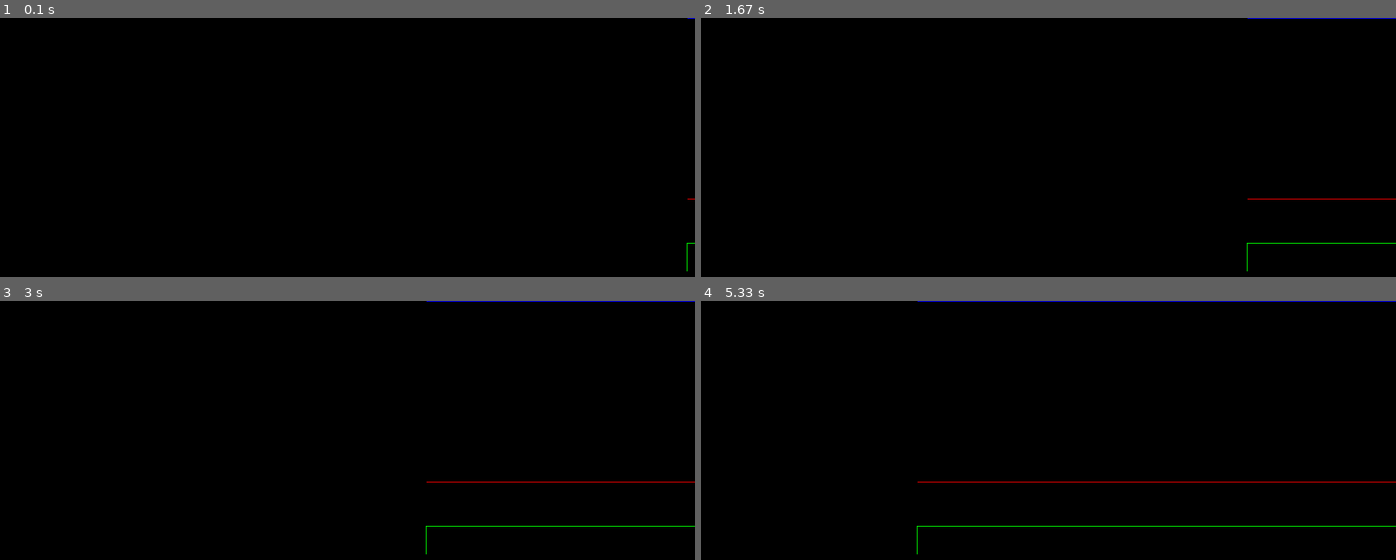
Above: before the commit, frames 1-4 (two rows, left to right).
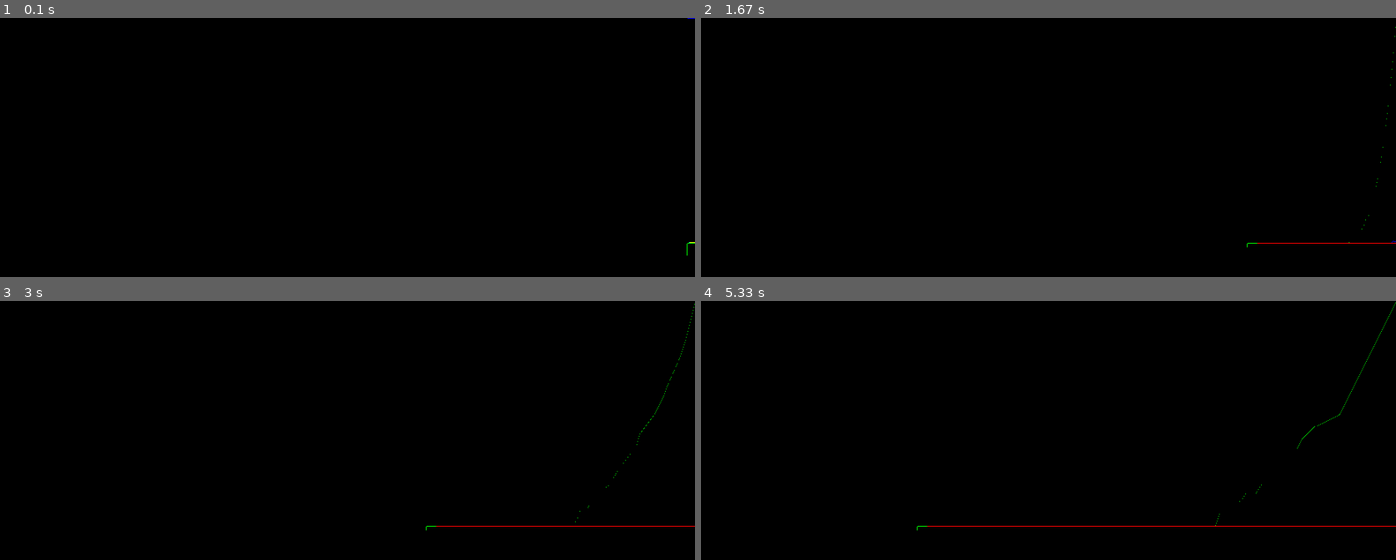
Above: after the commit, the same moments.

Repository: troncosoae/proy-ctrl-intel
Game: pygame game, started from main.py
Same seed, same stepped clock (60 frames per second), same inputs: the game is played once before the commit and once after it.
Inputs:
- Up to frame 1 (0.1 s): no input
- Up to frame 2 (1.67 s): no input
- Up to frame 3 (3 s): no input
- Up to frame 4 (5.33 s): no input

The runs differ from the first frame. In frame 1, less than 0.1% of the frame differs, in the area x 98-100%, y 69-99%; in frame 2, 0.2%; in frame 3, 0.5%; in frame 4, 0.8%, in the area x 31-100%, y 0-99%.

Commit message:
paper controller working fine for winds up to 15

Diff:
--- a/Control/ControlBoxes.py
+++ b/Control/ControlBoxes.py
@@ -1,6 +1,79 @@
 import numpy as np
 
 from Simulation.Simulation import SimulationBox
+
+
+class PaperController(SimulationBox):
+    def __init__(self, key, Ts, **kwargs):
+        super().__init__(
+            key, ['P_r', 'P_g', 'omega_g', 'omega_nom', 'v_W'],
+            ['beta_r', 'tau_gr'])
+        self.kp = 4
+        self.ki = 1
+        self.Ts = Ts
+
+        self.last_e = 0
+        self.last_beta_r = 0
+        self.control_mode = 1
+
+        self.chars = {
+            'Ng': kwargs.get('Ng', 95),
+            'ro': kwargs.get('ro', 1.225),  # ro
+            'R': kwargs.get('R', 57.5),  # R (m)
+            'Cp_max': kwargs.get('Cp_max', 0.6338),
+            'lmbda_opt': kwargs.get('lmbda_opt', 12.12),
+            'nu_g': kwargs.get('nu_g', 0.98),  # 0.98
+            'omega_delta': kwargs.get('omega_delta', 15),
+        }
+
+    def control_mode_1(self, omega_g):
+        R = self.chars['R']
+        ro = self.chars['ro']
+        Ng = self.chars['Ng']
+        Cp_max = self.chars['Cp_max']
+        lmbda_opt = self.chars['lmbda_opt']
+        K_opt = 1/2*ro*2*np.pi*R**2*R**3*Cp_max/(lmbda_opt**3)
+        tau_gr = K_opt*(omega_g/Ng)**2
+        return {
+            'beta_r': 0,
+            'tau_gr': tau_gr,
+        }
+
+    def control_mode_2(self, omega_g, P_r, omega_nom):
+        nu_g = self.chars['nu_g']
+        e = omega_g - omega_nom
+        beta_r = self.last_beta_r + \
+            self.kp*e + (self.ki*self.Ts - self.kp)*self.last_e
+        self.last_e = e
+        self.last_beta_r = beta_r
+        tau_gr = P_r/(nu_g*omega_g)
+        return {
+            'beta_r': 0,
+            'tau_gr': tau_gr,
+        }
+
+    def advance(self, input_values):
+        super().advance(input_values)
+        print(input_values)
+        omega_g = input_values['omega_g']
+        omega_nom = input_values['omega_nom']
+        P_r = input_values['P_r']
+        P_g = input_values['P_g']
+        v_W = input_values['v_W']
+
+        omega_delta = self.chars['omega_delta']
+
+        if P_g >= P_r or omega_g >= omega_nom:
+            self.control_mode = 2
+        elif omega_g < omega_nom - omega_delta:
+            self.control_mode = 1
+
+        if self.control_mode == 1:
+            print('control mode 1')
+            return self.control_mode_1(omega_g)
+        else:
+            print('control mode 2')
+            return self.control_mode_2(omega_g, P_r, omega_nom)
 
 
 class TurbineController(SimulationBox):
--- a/Simulation/PygameBoxes.py
+++ b/Simulation/PygameBoxes.py
@@ -89,28 +89,19 @@
 
     def get_positions(self):
 
-        print(self.values)
         arr_vals = [self.values[key] for key in self.values]
-        print(arr_vals)
         np_vals = np.asarray(arr_vals, dtype=np.float32)
-        print(np_vals)
-        print(np.max(np_vals), np.min(np_vals))
-        print(np.max([np.max(np_vals), -1*np.min(np_vals), 10]))
         abs_max = np.max([np.max(np_vals), -1*np.min(np_vals), 1])
         scale = (self.height)/(2*abs_max)
-        print(scale)
 
         # scale positions
         positions = {
             key: int(self.height/2 - self.values[key]*scale)
             for key in self.values}
 
-        print(positions)
         new_surface_size = (self.width, int(self.height*scale/self.last_scale))
         self.last_scale = scale
         offset = int((self.height - new_surface_size[1])/2)
-
-        print(new_surface_size, offset)
 
         return positions, new_surface_size, offset
 
--- a/System/SystemBoxes.py
+++ b/System/SystemBoxes.py
@@ -56,7 +56,7 @@
         self.counter = 0
         self.counter_max = T_stable/Ts
         self.mean = kwargs.get('mean', 10)
-        self.std = kwargs.get('std', 10)
+        self.std = kwargs.get('std', 5)
         self.v_W = np.abs(np.random.normal(self.mean, self.std))
 
     def advance(self, input_values):
--- a/main.py
+++ b/main.py
@@ -7,7 +7,8 @@
     RandomWindModel, StepWindModel, ConstantWindModel
 from Simulation.PygameBoxes import PlottingTurbineWindow
 from System.MeasuringBoxes import PlottingMeasurer
-from Control.ControlBoxes import PIDController, TurbineController
+from Control.ControlBoxes import PIDController, TurbineController, \
+    PaperController
 
 
 if __name__ == "__main__":
@@ -22,14 +23,16 @@
     sim = Simulation()
 
     # wind_model = RandomWindModel('wind_model', Ts)
-    # wind_model = StepWindModel('wind_model', Ts, 1)
-    wind_model = ConstantWindModel('wind_model', 8)
-    # wind_model = ConstantWindModel('wind_model', 15)
+    # wind_model = StepWindModel('wind_model', Ts, 3, mean=20, std=10)
+    # wind_model = ConstantWindModel('wind_model', 8)
+    wind_model = ConstantWindModel('wind_model', 19)
     # wind_model = ConstantWindModel('wind_model', 0.001)
     blade_pitch_system = BladePitchSystem('bp_sys', Ts)
     drive_train_model = DriveTrainModel(
         'dt_model', Ts)
     generator_converter_model = GeneratorConverterModel('gc_model', Ts)
+    ctrl = PaperController('paper_ctrl', Ts)
+
     measurer = PlottingMeasurer(
         'meas',
         [
@@ -55,6 +58,7 @@
         blade_pitch_system, {'beta_r': np.pi/2, 'omega_r': 0})
     sim.add_box(drive_train_model, {'tau_g': 0})
     sim.add_box(generator_converter_model, {'tau_gr': 0})
+    sim.add_box(ctrl, {'omega_nom': 50, 'P_r': 4.8e6})
     sim.add_box(measurer)
     sim.add_box(pygame_tracker)
 
@@ -65,3 +69,18 @@
     measurer.plot_values({
         'tau_g', 'P_g', 'beta_m', 'v_W', 'omega_r', 'omega_g'
     })
+    measurer.plot_values({
+        'omega_r'
+    })
+    measurer.plot_values({
+        'omega_g'
+    })
+    measurer.plot_values({
+        'tau_g'
+    })
+    measurer.plot_values({
+        'tau_r'
+    })
+    measurer.plot_values({
+        'theta_d'
+    })
